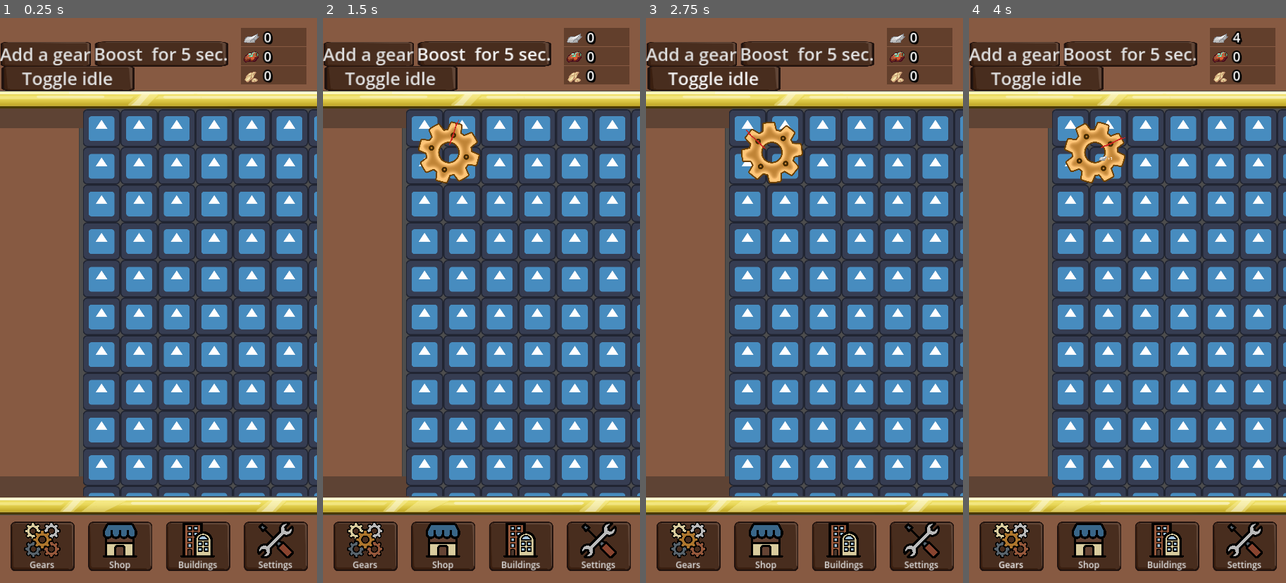
Above: before the commit, frames 1-4 (left to right).
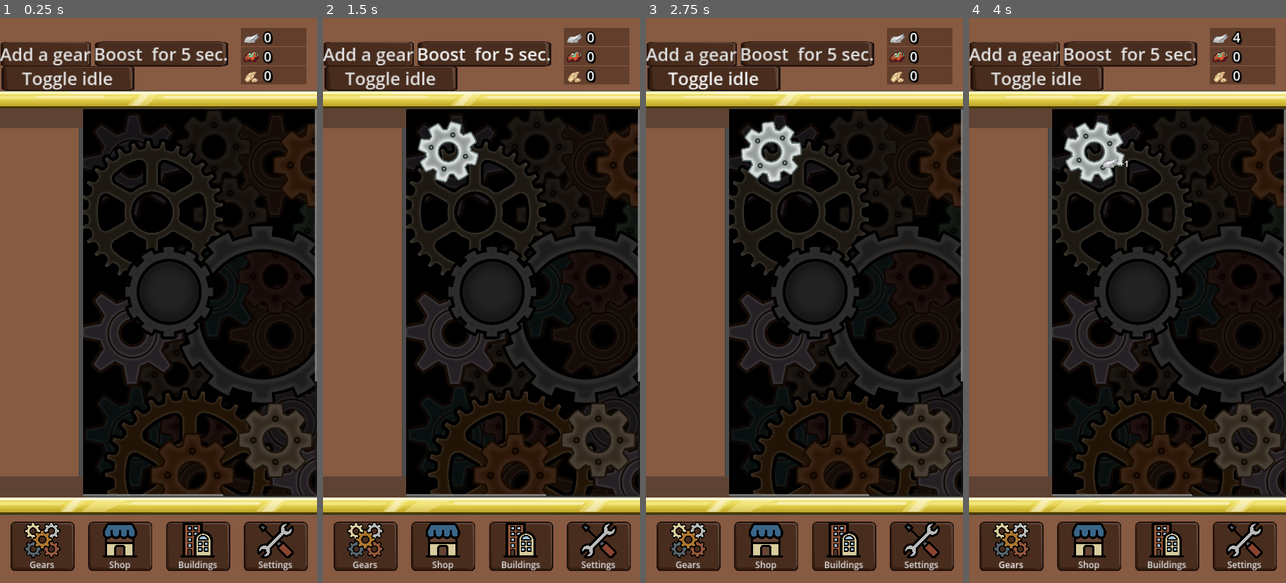
Above: after the commit, the same moments.

Repository: IIS-Mobile/PGiAnUP_zima_2024_stacjonarne_Catblast_Studio
Game: Godot game, scene res://scenes/main.tscn
Two runs of this game, one before a commit and one after it. Both use one fixed random seed, a clock stepped at 60 frames per second and the inputs below. The engine's default icon, where the game draws it, is replaced by a stand-in: a white triangle on a blue panel in a dark square.
Inputs (mouse positions are in pixels of both pictures, inside the frame that each line leads up to; where the layout moved, square brackets give the same spot in the first picture):
- Up to frame 1 (0.25 s): no input
- Up to frame 2 (1.5 s): click "Add a gear" at 0.5 s; click "Boost for 5 sec." at 1.25 s
- Up to frame 3 (2.75 s): click "Toggle idle" at 2 s
- Up to frame 4 (4 s): click (1244, 379) [1168, 300] at 2.75 s; click "Gears" at 3.5 s

The runs differ from the first frame. In frame 1, 50% of the frame differs, in the area x 26-100%, y 16-85%; in frame 2, 50%; in frame 3, 50%; in frame 4, 50%.

Commit message:
Various Gears and pop-ups
Gears and indicators dependent on resources

Diff:
--- a/global.gd
+++ b/global.gd
@@ -4,6 +4,7 @@
 
 const MAX_GEARS = 16
 const GEARS_PER_ROW = 4
+const TIERS_AMOUNT = GEARS_PER_ROW*2
 const SLOWDOWN_FACTOR = 0.005
 const ROTATION_ANGLE = 30
 const IDLE_SPEED = 0.1
--- a/scenes/gear.gd
+++ b/scenes/gear.gd
@@ -14,8 +14,44 @@
 	scale *= (get_parent().size[0] * 0.30) / 512
 	$ResourcePopup.hide()
 	Global.count += 1
+	handle_resource_indicator()
 
 func handle_resource_popup():
 	$ResourcePopup.show()
 	$ResourcePopup.animation_player.stop()
 	$ResourcePopup.animation_player.play("popup")
+
+
+func handle_resource_indicator():
+	var incremented_index = index + 1
+	var materials = [
+		{"name": "tin", "multiplier": 0},
+		{"name": "copper", "multiplier": 1},
+		{"name": "brass", "multiplier": 2},
+		{"name": "bronze", "multiplier": 3},
+		{"name": "iron", "multiplier": 4},
+		{"name": "steel", "multiplier": 5},
+		{"name": "gold", "multiplier": 6},
+		{"name": "lead", "multiplier": 7},
+		{"name": "tungsten", "multiplier": 8},
+		{"name": "electrum", "multiplier": 9}
+	]
+
+	var tier_index = 0
+	for i in range(materials.size()):
+		if incremented_index > Global.TIERS_AMOUNT * materials[i]["multiplier"]:
+			tier_index = i
+		else:
+			break
+
+	var selected_material = materials[tier_index]
+	var resource_tier = str(incremented_index - (Global.TIERS_AMOUNT * selected_material["multiplier"]))
+
+	var gear_texture_node = $Sprite
+	var res_texture_node = $ResourcePopup.get_node("TextureRect")
+
+	var gearpic_path = "res://assets/art/gears/%d_%s/%sgear_T%s.png" % [tier_index + 1,selected_material["name"], selected_material["name"], resource_tier]
+	var respic_path = "res://assets/art/resources/%d_%s/%s_T%s.png" % [tier_index + 1,selected_material["name"], selected_material["name"], resource_tier]
+
+	gear_texture_node.texture = load(gearpic_path)
+	res_texture_node.texture = load(respic_path)
--- a/scenes/gear.tscn
+++ b/scenes/gear.tscn
@@ -11,3 +11,4 @@
 texture = ExtResource("2_lfsoe")
 
 [node name="ResourcePopup" parent="." instance=ExtResource("3_m4of8")]
+scale = Vector2(2, 2)
--- a/scenes/gear_container.gd
+++ b/scenes/gear_container.gd
@@ -5,12 +5,15 @@
 	Global.connect("rotation_completed", _on_rotation_completed)
 
 func percent_to_pixels(percent: float) -> int:
-	return (percent * 0.01 * self.size[0] as float) as int
+	return (percent * 0.01 * self.size[0] * 0.6) as int
+
 
 func add_gear() -> void:
 	if Global.count >= Global.MAX_GEARS:
 		return
 	var gear = Gear.create()
+	gear.scale = Vector2(0.6, 0.6) #placeholder solution
+
 	var x_pos = Global.count % Global.GEARS_PER_ROW
 	var y_pos = percent_to_pixels(18.5) + (Global.count / Global.GEARS_PER_ROW) * percent_to_pixels(28)
 	if (Global.count / Global.GEARS_PER_ROW) % 2:
--- a/scenes/gear_container.tscn
+++ b/scenes/gear_container.tscn
@@ -1,13 +1,13 @@
 [gd_scene load_steps=4 format=3 uid="uid://cyjejqvy7vq4q"]
 
-[ext_resource type="Texture2D" uid="uid://gni83whcoogs" path="res://assets/icon.svg" id="1_6stmf"]
+[ext_resource type="Texture2D" uid="uid://dxpklcy1egn2u" path="res://assets/art/ui/Background.png" id="1_den7j"]
 [ext_resource type="Script" path="res://scenes/gear_container.gd" id="1_ov4vb"]
 [ext_resource type="AudioStream" uid="uid://d4cnxegiuvf44" path="res://assets/audio/tick.wav" id="2_jx61m"]
 
 [node name="GearContainer" type="TextureButton"]
 size_flags_horizontal = 3
 size_flags_vertical = 3
-texture_normal = ExtResource("1_6stmf")
+texture_normal = ExtResource("1_den7j")
 stretch_mode = 1
 script = ExtResource("1_ov4vb")
 
--- a/scenes/resource_popup.gd
+++ b/scenes/resource_popup.gd
@@ -1,4 +1,5 @@
 extends Node2D
+@export var index: int = 0
 
 @onready var animation_player = $AnimationPlayer
 @onready var icon = $TextureRect
@@ -6,7 +7,9 @@
 
 func _on_ready():
 	hide()
-	icon.texture = preload("res://assets/icon.svg")
+
+	#if index > 4:
+		#$TextureRect.texture = load("res://assets/art/resources/2_copper/copper_T1.png")
 
 
 func _on_animation_player_animation_finished(anim_name: StringName) -> void:
--- a/scenes/resource_popup.tscn
+++ b/scenes/resource_popup.tscn
@@ -1,7 +1,7 @@
 [gd_scene load_steps=6 format=3 uid="uid://cq8mg61kyc58c"]
 
 [ext_resource type="Script" path="res://scenes/resource_popup.gd" id="1_qkf70"]
-[ext_resource type="Texture2D" uid="uid://dvk7v1rqei08c" path="res://assets/art/resources/1_tin/Tin_T1.png" id="2_dxht0"]
+[ext_resource type="Texture2D" uid="uid://cm7rx7h1onhhr" path="res://assets/art/resources/hidden_resource.png" id="2_qtqaf"]
 
 [sub_resource type="Animation" id="Animation_16lk8"]
 length = 0.001
@@ -101,7 +101,7 @@
 [node name="TextureRect" type="Sprite2D" parent="."]
 position = Vector2(59, 39)
 scale = Vector2(0.157827, 0.157827)
-texture = ExtResource("2_dxht0")
+texture = ExtResource("2_qtqaf")
 metadata/_edit_use_anchors_ = true
 
 [node name="Label" type="Label" parent="."]
Binary file added: assets/art/gears/10_elecrum/electrumgear_T1.png
Not shown, added: assets/art/gears/10_elecrum/electrumgear_T1.png.import
Binary file added: assets/art/gears/10_elecrum/electrumgear_T2.png
Not shown, added: assets/art/gears/10_elecrum/electrumgear_T2.png.import
Binary file added: assets/art/gears/10_elecrum/electrumgear_T3.png
Not shown, added: assets/art/gears/10_elecrum/electrumgear_T3.png.import
Binary file added: assets/art/gears/10_elecrum/electrumgear_T4.png
Not shown, added: assets/art/gears/10_elecrum/electrumgear_T4.png.import
Binary file added: assets/art/gears/10_elecrum/electrumgear_T5.png
Not shown, added: assets/art/gears/10_elecrum/electrumgear_T5.png.import
Binary file added: assets/art/gears/10_elecrum/electrumgear_T6.png
Not shown, added: assets/art/gears/10_elecrum/electrumgear_T6.png.import
(and 296 more such lines)
